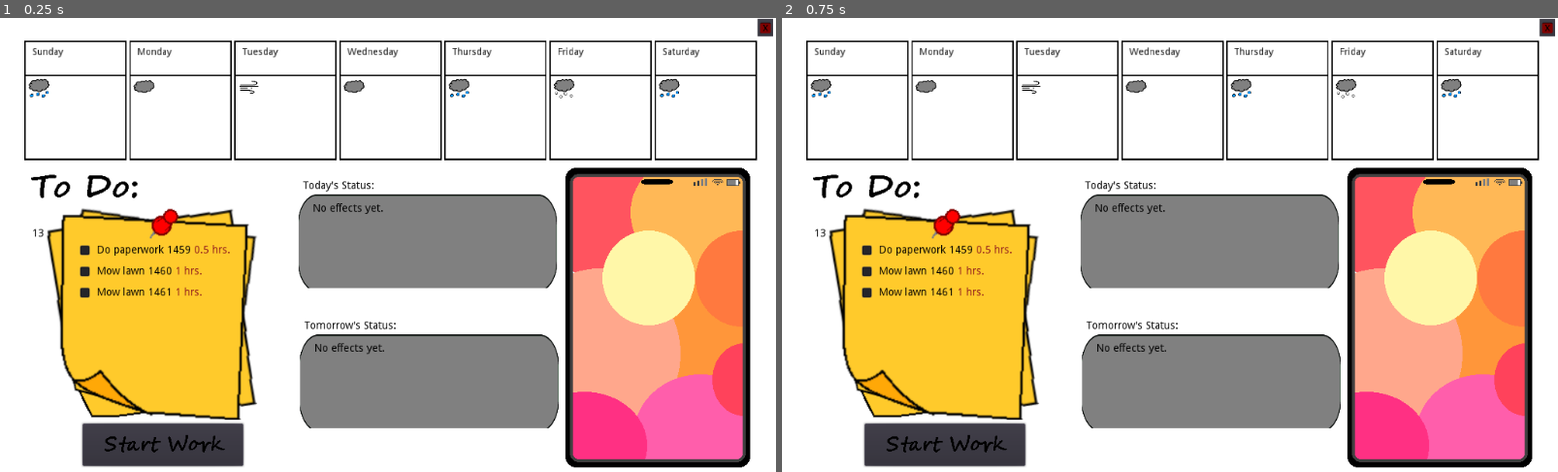
Above: before the commit, frames 1-2 (left to right).
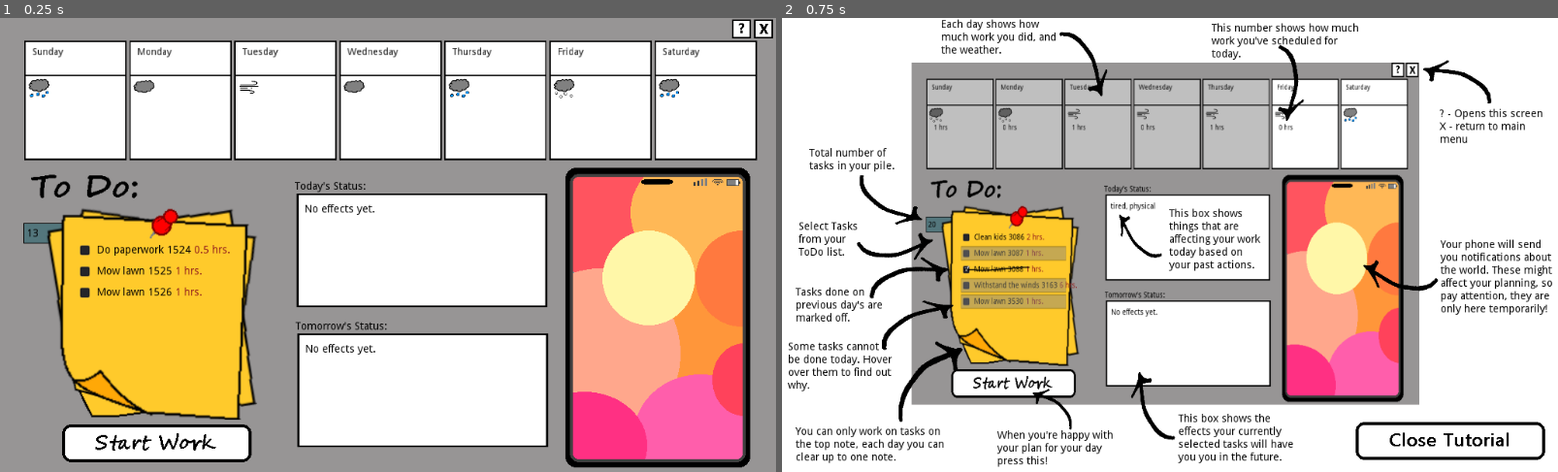
Above: after the commit, the same moments.

Repository: williarj/LD49
Game: Godot game, scene res://scenes/MainScene.tscn
Same seed, same stepped clock (60 frames per second), same inputs: the game is played once before the commit and once after it.
Inputs (mouse positions are in pixels of both pictures, inside the frame that each line leads up to):
- Up to frame 1 (0.25 s): no input
- Up to frame 2 (0.75 s): click (1526, 27) at 0.52 s

The runs differ from the first frame. In frame 1, 47% of the frame differs, in the area x 0-100%, y 0-100%; in frame 2, 64%.

Commit message:
splash screen and tutorial done

Diff:
--- a/project/scenes/MainScene.tscn
+++ b/project/scenes/MainScene.tscn
@@ -1,7 +1,8 @@
-[gd_scene load_steps=15 format=2]
+[gd_scene load_steps=21 format=2]
 
 [ext_resource path="res://assets/art/background.png" type="Texture" id=1]
-[ext_resource path="res://assets/art/exit.png" type="Texture" id=3]
+[ext_resource path="res://assets/art/total_bg.png" type="Texture" id=2]
+[ext_resource path="res://assets/art/close_button.png" type="Texture" id=3]
 [ext_resource path="res://scripts/Phone.gd" type="Script" id=4]
 [ext_resource path="res://scenes/CalendarDayScene.tscn" type="PackedScene" id=5]
 [ext_resource path="res://scripts/ControllerNode.gd" type="Script" id=6]
@@ -9,15 +10,21 @@
 [ext_resource path="res://assets/art/phone.png" type="Texture" id=8]
 [ext_resource path="res://assets/art/start_work.png" type="Texture" id=9]
 [ext_resource path="res://assets/art/todo.png" type="Texture" id=10]
-[ext_resource path="res://assets/art/menu_bar_grey.png" type="Texture" id=11]
+[ext_resource path="res://assets/art/tags_bg.png" type="Texture" id=11]
 [ext_resource path="res://scripts/tag_manager.gd" type="Script" id=12]
 [ext_resource path="res://scripts/CalendarContainer.gd" type="Script" id=13]
 [ext_resource path="res://scripts/Postit.gd" type="Script" id=14]
 [ext_resource path="res://scenes/TaskBox.tscn" type="PackedScene" id=15]
+[ext_resource path="res://assets/art/start_work_pressed.png" type="Texture" id=16]
+[ext_resource path="res://assets/art/help_button.png" type="Texture" id=17]
+[ext_resource path="res://assets/art/close_button_pressed.png" type="Texture" id=18]
+[ext_resource path="res://assets/art/help_button_pressed.png" type="Texture" id=19]
+[ext_resource path="res://scenes/tutorial.tscn" type="PackedScene" id=20]
 
 [node name="Main Scene" type="Node2D"]
 
 [node name="background" type="Sprite" parent="."]
+modulate = Color( 0.592157, 0.584314, 0.584314, 1 )
 position = Vector2( 578.292, 303.003 )
 scale = Vector2( 1.1672, 1.14431 )
 texture = ExtResource( 1 )
@@ -29,10 +36,10 @@
 [node name="TagsNode" type="Node" parent="GUICanvas"]
 
 [node name="today" type="Label" parent="GUICanvas/TagsNode"]
-margin_left = 400.131
-margin_top = 214.639
-margin_right = 521.131
-margin_bottom = 228.639
+margin_left = 388.635
+margin_top = 215.828
+margin_right = 509.635
+margin_bottom = 229.828
 custom_colors/font_color = Color( 0, 0, 0, 1 )
 text = "Today's Status:"
 script = ExtResource( 12 )
@@ -42,8 +49,8 @@
 }
 
 [node name="bg" type="Sprite" parent="GUICanvas/TagsNode/today"]
-position = Vector2( 164.287, 77.5741 )
-scale = Vector2( 0.342704, 0.556509 )
+position = Vector2( 167.855, 91.0518 )
+scale = Vector2( 0.896407, 0.686402 )
 texture = ExtResource( 11 )
 
 [node name="tags" type="RichTextLabel" parent="GUICanvas/TagsNode/today"]
@@ -62,10 +69,10 @@
 }
 
 [node name="tomorrow" type="Label" parent="GUICanvas/TagsNode"]
-margin_left = 401.581
-margin_top = 400.26
-margin_right = 522.581
-margin_bottom = 414.26
+margin_left = 390.085
+margin_top = 401.449
+margin_right = 511.085
+margin_bottom = 415.449
 custom_colors/font_color = Color( 0, 0, 0, 1 )
 text = "Tomorrow's Status:"
 script = ExtResource( 12 )
@@ -75,8 +82,8 @@
 }
 
 [node name="bg" type="Sprite" parent="GUICanvas/TagsNode/tomorrow"]
-position = Vector2( 164.287, 77.5741 )
-scale = Vector2( 0.342704, 0.556509 )
+position = Vector2( 167.855, 91.0518 )
+scale = Vector2( 0.896407, 0.686402 )
 texture = ExtResource( 11 )
 
 [node name="tags" type="RichTextLabel" parent="GUICanvas/TagsNode/tomorrow"]
@@ -95,29 +102,39 @@
 }
 
 [node name="WindowControls" type="HBoxContainer" parent="GUICanvas"]
-margin_left = 996.0
-margin_top = 1.0
-margin_right = 1275.0
-margin_bottom = 234.0
-rect_scale = Vector2( 0.1, 0.1 )
+margin_left = 965.763
+margin_top = 2.0
+margin_right = 1020.76
+margin_bottom = 27.0
 alignment = 1
 __meta__ = {
-"_edit_use_anchors_": false
-}
-
-[node name="ExitButton" type="Button" parent="GUICanvas/WindowControls"]
-margin_left = 36.0
-margin_right = 243.0
-margin_bottom = 233.0
-icon = ExtResource( 3 )
-
-[node name="StartWorkButton" type="Button" parent="GUICanvas"]
-margin_left = 109.427
-margin_top = 536.419
-margin_right = 321.427
-margin_bottom = 592.419
-icon = ExtResource( 9 )
-expand_icon = true
+"_edit_group_": true,
+"_edit_use_anchors_": false
+}
+
+[node name="HelpButton" type="TextureButton" parent="GUICanvas/WindowControls"]
+margin_right = 25.0
+margin_bottom = 25.0
+texture_normal = ExtResource( 17 )
+texture_pressed = ExtResource( 19 )
+
+[node name="ExitButton" type="TextureButton" parent="GUICanvas/WindowControls"]
+margin_left = 29.0
+margin_right = 54.0
+margin_bottom = 25.0
+texture_normal = ExtResource( 3 )
+texture_pressed = ExtResource( 18 )
+__meta__ = {
+"_edit_use_anchors_": false
+}
+
+[node name="StartWorkButton" type="TextureButton" parent="GUICanvas"]
+margin_left = 81.912
+margin_top = 536.948
+margin_right = 331.912
+margin_bottom = 592.948
+texture_normal = ExtResource( 9 )
+texture_pressed = ExtResource( 16 )
 __meta__ = {
 "_edit_group_": true,
 "_edit_use_anchors_": false
@@ -134,16 +151,19 @@
 "_edit_use_anchors_": false
 }
 
-[node name="PostIt" type="Sprite" parent="GUICanvas/StartWorkButton"]
-visible = false
-modulate = Color( 0.847059, 0.843137, 0.313726, 1 )
-position = Vector2( 95.0768, -152.298 )
-scale = Vector2( 1.25, 1.25 )
-texture = ExtResource( 7 )
-
 [node name="Container" type="Control" parent="GUICanvas"]
 margin_right = 40.0
 margin_bottom = 40.0
+__meta__ = {
+"_edit_use_anchors_": false
+}
+
+[node name="TotalNote" type="TextureRect" parent="GUICanvas/Container"]
+margin_left = 29.5501
+margin_top = 269.887
+margin_right = 89.5501
+margin_bottom = 309.887
+texture = ExtResource( 2 )
 __meta__ = {
 "_edit_use_anchors_": false
 }
@@ -203,10 +223,10 @@
 texture = ExtResource( 10 )
 
 [node name="task_count_label" type="Label" parent="GUICanvas/Container"]
-margin_left = 42.2697
-margin_top = 278.118
-margin_right = 69.2697
-margin_bottom = 292.118
+margin_left = 34.603
+margin_top = 278.451
+margin_right = 61.603
+margin_bottom = 292.451
 custom_colors/font_color = Color( 0, 0, 0, 1 )
 text = "777"
 __meta__ = {
@@ -298,8 +318,13 @@
 "_edit_use_anchors_": false
 }
 
+[node name="Tutorial" parent="GUICanvas" instance=ExtResource( 20 )]
+visible = false
+
 [node name="DirectorNode" type="Node" parent="."]
 script = ExtResource( 6 )
+
+[connection signal="pressed" from="GUICanvas/WindowControls/HelpButton" to="GUICanvas/Tutorial" method="_on_TutorialButton_pressed"]
 [connection signal="pressed" from="GUICanvas/StartWorkButton" to="DirectorNode" method="_on_StartWorkButton_pressed"]
 [connection signal="task_toggled" from="GUICanvas/Container/VBoxContainer" to="DirectorNode" method="_on_VBoxContainer_task_toggled"]
 [connection signal="task_selected" from="GUICanvas/Container/VBoxContainer/TaskBox" to="GUICanvas/Container/VBoxContainer" method="_on_TaskBox_task_selected"]
--- a/project/scenes/TaskBox.tscn
+++ b/project/scenes/TaskBox.tscn
@@ -2,7 +2,7 @@
 
 [ext_resource path="res://scripts/TaskBox.gd" type="Script" id=1]
 [ext_resource path="res://assets/art/line.png" type="Texture" id=2]
-[ext_resource path="res://assets/art/rect.png" type="Texture" id=3]
+[ext_resource path="res://assets/art/disable_box.png" type="Texture" id=3]
 
 [node name="TaskBox" type="HBoxContainer"]
 margin_right = 164.0
@@ -47,7 +47,8 @@
 [node name="disabled_box" type="Sprite" parent="."]
 visible = false
 modulate = Color( 1, 1, 1, 0.454902 )
-position = Vector2( 75.6271, 12.3393 )
-scale = Vector2( 3.61632, 0.496862 )
+position = Vector2( 106.96, 12.1726 )
+scale = Vector2( 0.53, 0.675 )
 texture = ExtResource( 3 )
+
 [connection signal="pressed" from="CheckBox" to="." method="_on_CheckBox_pressed"]
--- /dev/null
+++ b/project/scenes/splash.tscn
@@ -0,0 +1,51 @@
+[gd_scene load_steps=7 format=2]
+
+[ext_resource path="res://assets/art/splash.png" type="Texture" id=1]
+[ext_resource path="res://assets/art/tutorial_button.png" type="Texture" id=2]
+[ext_resource path="res://assets/art/play_button.png" type="Texture" id=3]
+[ext_resource path="res://assets/art/title.png" type="Texture" id=4]
+[ext_resource path="res://assets/art/tutorial_button_pressed.png" type="Texture" id=5]
+[ext_resource path="res://scenes/tutorial.tscn" type="PackedScene" id=6]
+
+[node name="Node2D" type="Node2D"]
+
+[node name="Camera2D" type="Camera2D" parent="."]
+
+[node name="background" type="Sprite" parent="."]
+position = Vector2( 510.333, 301.115 )
+scale = Vector2( 1.02341, 1.03524 )
+texture = ExtResource( 1 )
+
+[node name="CanvasLayer" type="CanvasLayer" parent="."]
+
+[node name="VBoxContainer" type="VBoxContainer" parent="CanvasLayer"]
+margin_left = 388.089
+margin_top = 359.844
+margin_right = 650.089
+margin_bottom = 578.844
+__meta__ = {
+"_edit_group_": true,
+"_edit_use_anchors_": false
+}
+
+[node name="PlayButton" type="TextureButton" parent="CanvasLayer/VBoxContainer"]
+margin_right = 262.0
+margin_bottom = 50.0
+texture_normal = ExtResource( 3 )
+
+[node name="TutorialButton" type="TextureButton" parent="CanvasLayer/VBoxContainer"]
+margin_top = 54.0
+margin_right = 262.0
+margin_bottom = 104.0
+texture_normal = ExtResource( 2 )
+texture_pressed = ExtResource( 5 )
+
+[node name="Tutorial" parent="CanvasLayer" instance=ExtResource( 6 )]
+visible = false
+
+[node name="title" type="Sprite" parent="."]
+position = Vector2( 342.827, 253.892 )
+scale = Vector2( 1.02341, 1.03524 )
+texture = ExtResource( 4 )
+
+[connection signal="pressed" from="CanvasLayer/VBoxContainer/TutorialButton" to="CanvasLayer/Tutorial" method="_on_TutorialButton_pressed"]
--- /dev/null
+++ b/project/scenes/tutorial.gd
@@ -0,0 +1,12 @@
+extends Node2D
+
+
+
+
+
+func _on_ReturnButton_pressed():
+	visible = false
+
+
+func _on_TutorialButton_pressed():
+	visible = true
--- /dev/null
+++ b/project/scenes/tutorial.tscn
@@ -0,0 +1,285 @@
+[gd_scene load_steps=7 format=2]
+
+[ext_resource path="res://assets/art/close_tutorial_pressed.png" type="Texture" id=1]
+[ext_resource path="res://assets/art/tutorial_example.png" type="Texture" id=2]
+[ext_resource path="res://assets/art/arrow.png" type="Texture" id=3]
+[ext_resource path="res://assets/art/background.png" type="Texture" id=4]
+[ext_resource path="res://assets/art/close_tutorial.png" type="Texture" id=5]
+[ext_resource path="res://scenes/tutorial.gd" type="Script" id=6]
+
+[node name="Node2D" type="Node2D"]
+script = ExtResource( 6 )
+
+[node name="Camera2D" type="Camera2D" parent="."]
+
+[node name="Background" type="Sprite" parent="."]
+position = Vector2( 512.012, 300.671 )
+scale = Vector2( 1.01427, 1.01807 )
+texture = ExtResource( 4 )
+
+[node name="Screenshot" type="Sprite" parent="."]
+position = Vector2( 506.234, 284.51 )
+scale = Vector2( 0.375527, 0.432519 )
+texture = ExtResource( 2 )
+
+[node name="ReturnButton" type="TextureButton" parent="."]
+margin_left = 756.962
+margin_top = 533.545
+margin_right = 1006.96
+margin_bottom = 583.545
+texture_normal = ExtResource( 5 )
+texture_pressed = ExtResource( 1 )
+__meta__ = {
+"_edit_use_anchors_": false
+}
+
+[node name="Tips" type="Node2D" parent="."]
+
+[node name="Tip1" type="Node2D" parent="Tips"]
+
+[node name="arrow" type="Sprite" parent="Tips/Tip1"]
+position = Vector2( 145.85, 299.777 )
+rotation = 2.46986
+scale = Vector2( 0.565087, 0.314286 )
+texture = ExtResource( 3 )
+
+[node name="Label" type="Label" parent="Tips/Tip1"]
+margin_left = 21.8474
+margin_top = 269.234
+margin_right = 115.847
+margin_bottom = 317.234
+custom_colors/font_color = Color( 0, 0, 0, 1 )
+text = "Select Tasks from your ToDo list."
+autowrap = true
+__meta__ = {
+"_edit_use_anchors_": false
+}
+
+[node name="Tip2" type="Node2D" parent="Tips"]
+
+[node name="arrow" type="Sprite" parent="Tips/Tip2"]
+position = Vector2( 163.056, 348.331 )
+rotation = 0.261693
+scale = Vector2( 0.631504, 0.335979 )
+texture = ExtResource( 3 )
+flip_h = true
+
+[node name="Label" type="Label" parent="Tips/Tip2"]
+margin_left = 17.5736
+margin_top = 356.173
+margin_right = 142.574
+margin_bottom = 404.173
+custom_colors/font_color = Color( 0, 0, 0, 1 )
+text = "Tasks done on previous day's are marked off."
+autowrap = true
+__meta__ = {
+"_edit_use_anchors_": false
+}
+
+[node name="Tip3" type="Node2D" parent="Tips"]
+
+[node name="arrow" type="Sprite" parent="Tips/Tip3"]
+position = Vector2( 173.898, 407.729 )
+scale = Vector2( 0.642397, 0.314286 )
+texture = ExtResource( 3 )
+flip_h = true
+
+[node name="Label" type="Label" parent="Tips/Tip3"]
+margin_left = 8.0
+margin_top = 427.515
+margin_right = 148.0
+margin_bottom = 492.515
+custom_colors/font_color = Color( 0, 0, 0, 1 )
+text = "Some tasks cannot be done today. Hover over them to find out why."
+autowrap = true
+__meta__ = {
+"_edit_use_anchors_": false
+}
+
+[node name="Tip4" type="Node2D" parent="Tips"]
+
+[node name="arrow" type="Sprite" parent="Tips/Tip4"]
+position = Vector2( 139.25, 238.494 )
+scale = Vector2( 0.565087, 0.314286 )
+texture = ExtResource( 3 )
+flip_h = true
+flip_v = true
+
+[node name="Label" type="Label" parent="Tips/Tip4"]
+margin_left = 35.9584
+margin_top = 172.326
+margin_right = 160.958
+margin_bottom = 220.326
+custom_colors/font_color = Color( 0, 0, 0, 1 )
+text = "Total number of tasks in your pile."
+autowrap = true
+__meta__ = {
+"_edit_use_anchors_": false
+}
+
+[node name="Tip5" type="Node2D" parent="Tips"]
+
+[node name="arrow" type="Sprite" parent="Tips/Tip5"]
+position = Vector2( 395.694, 56.5322 )
+rotation = -1.52716
+scale = Vector2( 0.565087, 0.314286 )
+texture = ExtResource( 3 )
+flip_v = true
+
+[node name="Label" type="Label" parent="Tips/Tip5"]
+margin_left = 210.3
+margin_top = 2.35703
+margin_right = 365.3
+margin_bottom = 55.357
+custom_colors/font_color = Color( 0, 0, 0, 1 )
+text = "Each day shows how much work you did, and the weather."
+autowrap = true
+__meta__ = {
+"_edit_use_anchors_": false
+}
+
+[node name="Tip6" type="Node2D" parent="Tips"]
+
+[node name="arrow" type="Sprite" parent="Tips/Tip6"]
+position = Vector2( 664.866, 82.4594 )
+rotation = 2.10502
+scale = Vector2( 0.565087, 0.314286 )
+texture = ExtResource( 3 )
+flip_h = true
+
+[node name="Label" type="Label" parent="Tips/Tip6"]
+margin_left = 566.887
+margin_top = 7.12826
+margin_right = 766.887
+margin_bottom = 55.1283
+custom_colors/font_color = Color( 0, 0, 0, 1 )
+text = "This number shows how much work you've scheduled for today."
+autowrap = true
+__meta__ = {
+"_edit_use_anchors_": false
+}
+
+[node name="Tip7" type="Node2D" parent="Tips"]
+
+[node name="arrow" type="Sprite" parent="Tips/Tip7"]
+position = Vector2( 359.396, 518.509 )
+scale = Vector2( 0.353898, 0.257717 )
+texture = ExtResource( 3 )
+
+[node name="Label" type="Label" parent="Tips/Tip7"]
+margin_left = 283.744
+margin_top = 545.414
+margin_right = 441.744
+margin_bottom = 593.414
+custom_colors/font_color = Color( 0, 0, 0, 1 )
+text = "When you're happy with your plan for your day press this!"
+autowrap = true
+__meta__ = {
+"_edit_use_anchors_": false
+}
+
+[node name="Tip8" type="Node2D" parent="Tips"]
+
+[node name="arrow" type="Sprite" parent="Tips/Tip8"]
+position = Vector2( 191.576, 483.389 )
+scale = Vector2( 0.576401, 0.512276 )
+texture = ExtResource( 3 )
+flip_h = true
+
+[node name="Label" type="Label" parent="Tips/Tip8"]
+margin_left = 17.9722
+margin_top = 540.016
+margin_right = 230.972
+margin_bottom = 598.016
+custom_colors/font_color = Color( 0, 0, 0, 1 )
+text = "You can only work on tasks on the top note, each day you can clear up to one note."
+autowrap = true
+__meta__ = {
+"_edit_use_anchors_": false
+}
+
+[node name="Tip9" type="Node2D" parent="Tips"]
+
+[node name="arrow" type="Sprite" parent="Tips/Tip9"]
+position = Vector2( 473.24, 291.056 )
+rotation = -1.81345
+scale = Vector2( 0.458743, 0.222115 )
+texture = ExtResource( 3 )
+flip_h = true
+
+[node name="Label" type="Label" parent="Tips/Tip9"]
+margin_left = 510.586
+margin_top = 251.943
+margin_right = 634.586
+margin_bottom = 340.943
+custom_colors/font_color = Color( 0, 0, 0, 1 )
+text = "This box shows things that are affecting your work today based on your past actions."
+autowrap = true
+__meta__ = {
+"_edit_use_anchors_": false
+}
+
+[node name="Tip10" type="Node2D" parent="Tips"]
+
+[node name="arrow" type="Sprite" parent="Tips/Tip10"]
+position = Vector2( 492.803, 517.094 )
+rotation = -1.42631
+scale = Vector2( 0.565087, 0.314286 )
+texture = ExtResource( 3 )
+flip_h = true
+
+[node name="Label" type="Label" parent="Tips/Tip10"]
+margin_left = 523.144
+margin_top = 522.929
+margin_right = 679.144
+margin_bottom = 594.929
+custom_colors/font_color = Color( 0, 0, 0, 1 )
+text = "This box shows the effects your currently selected tasks will have you you in the future."
+autowrap = true
+__meta__ = {
+"_edit_use_anchors_": false
+}
+
+[node name="Tip11" type="Node2D" parent="Tips"]
+
+[node name="arrow" type="Sprite" parent="Tips/Tip11"]
+position = Vector2( 819.015, 341.261 )
+rotation = -2.32053
+scale = Vector2( 0.565087, 0.314286 )
+texture = ExtResource( 3 )
+flip_h = true
+
+[node name="Label" type="Label" parent="Tips/Tip11"]
+margin_left = 868.683
+margin_top = 292.884
+margin_right = 1024.68
+margin_bottom = 391.884
+custom_colors/font_color = Color( 0, 0, 0, 1 )
+text = "Your phone will send you notifications about the world. These might affect your planning, so pay attention, they are only here temporarily!"
+autowrap = true
+__meta__ = {
+"_edit_use_anchors_": false
+}
+
+[node name="Tip12" type="Node2D" parent="Tips"]
+
+[node name="arrow" type="Sprite" parent="Tips/Tip12"]
+position = Vector2( 895.383, 88.1164 )
+rotation = -0.157657
+scale = Vector2( 0.565087, 0.314286 )
+texture = ExtResource( 3 )
+
+[node name="Label" type="Label" parent="Tips/Tip12"]
+margin_left = 867.785
+margin_top = 119.771
+margin_right = 1006.79
+margin_bottom = 180.771
+custom_colors/font_color = Color( 0, 0, 0, 1 )
+text = "? - Opens this screen
+X - return to main menu"
+autowrap = true
+__meta__ = {
+"_edit_use_anchors_": false
+}
+
+[connection signal="pressed" from="ReturnButton" to="." method="_on_ReturnButton_pressed"]
Binary file added: project/assets/art/close_button.png
Not shown, added: project/assets/art/close_button.png.import
Binary file added: project/assets/art/close_button_pressed.png
Not shown, added: project/assets/art/close_button_pressed.png.import
Binary file added: project/assets/art/close_tutorial.png
Not shown, added: project/assets/art/close_tutorial.png.import
Binary file added: project/assets/art/close_tutorial_pressed.png
Not shown, added: project/assets/art/close_tutorial_pressed.png.import
Binary file added: project/assets/art/disable_box.png
Not shown, added: project/assets/art/disable_box.png.import
Binary file added: project/assets/art/help_button.png
Not shown, added: project/assets/art/help_button.png.import
(and 31 more such lines)
